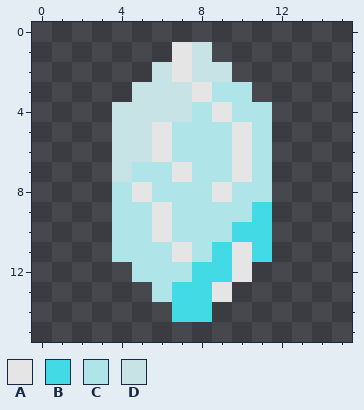
Pixel-art sprite -- textures/inlaid_diamond.png. The picture above is the old version.
The file is 16x16 pixels.
Palette (. is transparent): A #e5e5e5  B #42dae5  C #afe4e8  D #c7e3e5
Pixels before, first column x 4:
 1 ...AD...
 2 ..DADD..
 3 .DDDACC.
 4 DDDDCACC
 5 DDACCCAC
 6 DDACCCAC
 7 DCCACCAC
 8 CACCCACC
 9 CCACCCCB
10 CCACCCBB
11 CCCACBAB
12 .CCCBBA.
13 ..CBBA..
14 ...BB...
The result:
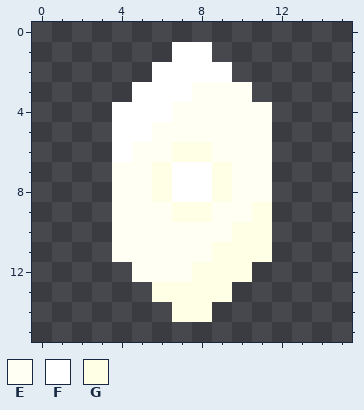
Colours new in this view: E #fffff4  F #ffffff  G #ffffe5
Message: Version 1.2.dev11314 New Diamond texture.
The edit:
Changed rows in their new state; - is an unchanged pixel.
first column x 4:
 1 ---FF---
 2 --FFFF--
 3 -FFFEEE-
 4 FFFEEEEE
 5 FFEEEEEE
 6 FEEGGEEE
 7 EEGFFGEE
 8 EEGFFGEE
 9 EEEGGEEG
10 EEEEEEGG
11 EEEEEGGG
12 -EEEGGG-
13 --GGGG--
14 ---GG---
